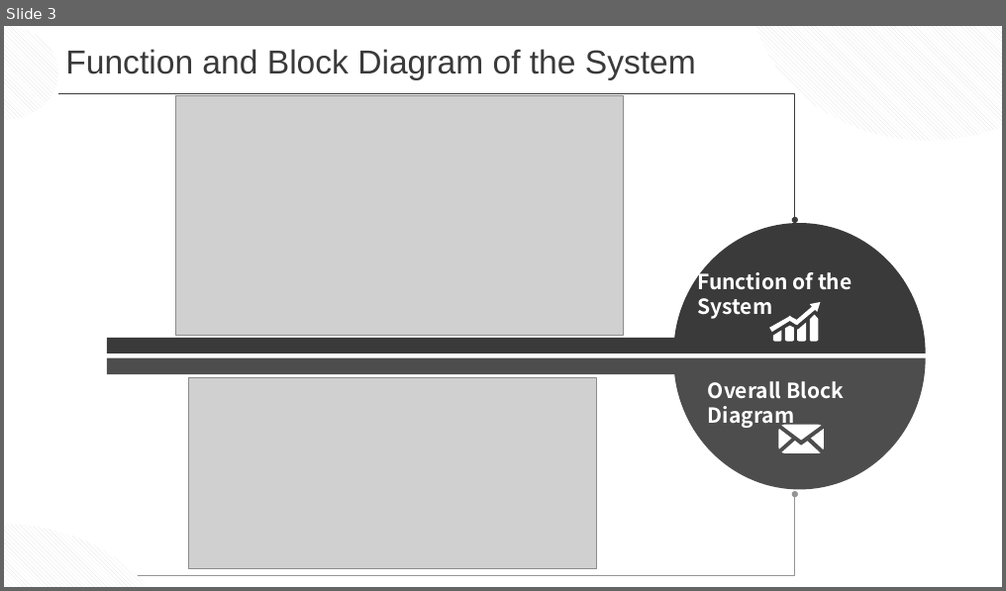
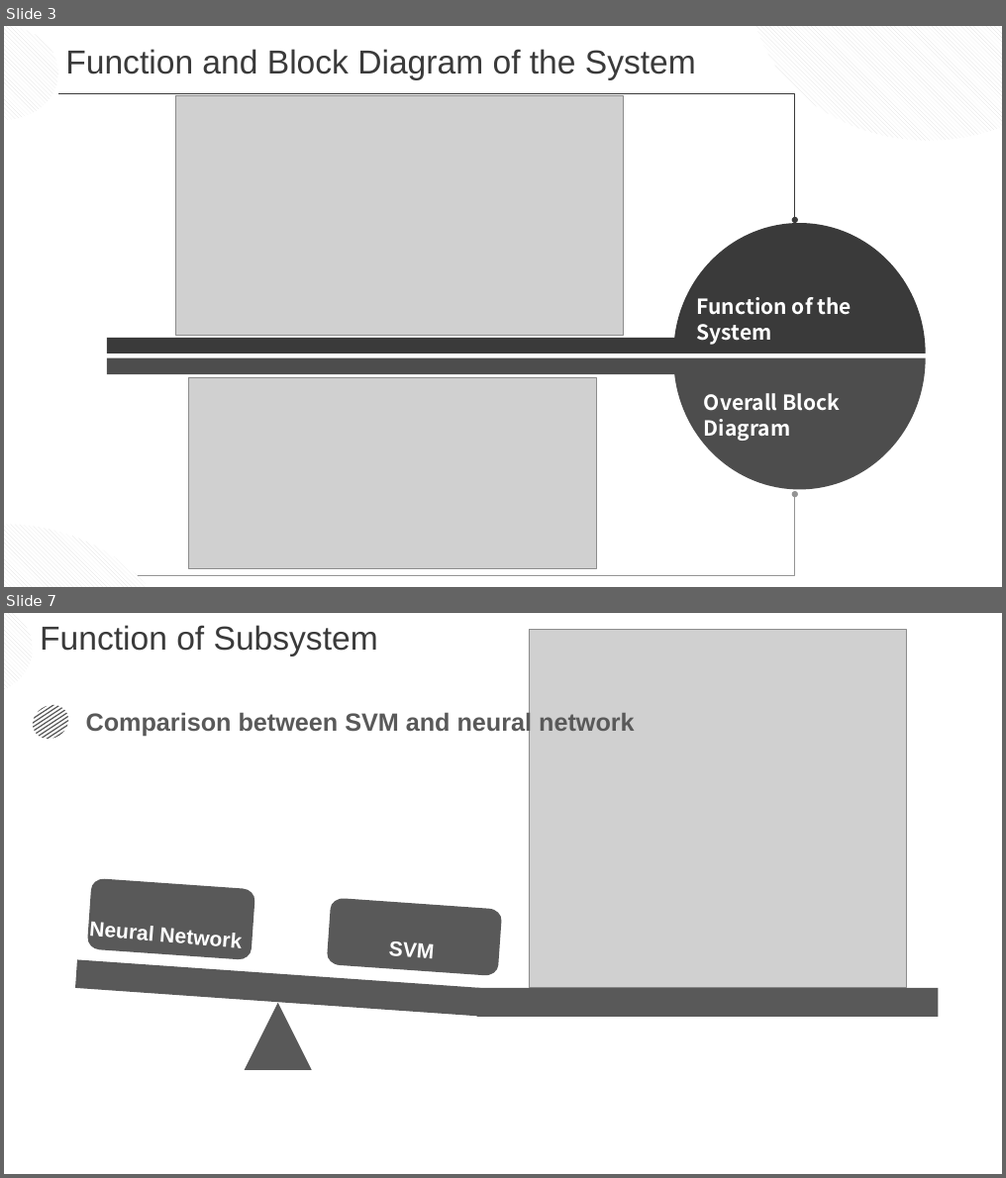
Before and after one commit to JannLeo/Summary-of-learning-experience, a slide deck: master/Modern Industry Practice/Phase2/ljn_EMG.pptx. Shown one above the other, each under a label of ours: slide 3 before the commit, slides 3 and 7 after it; the slides between them are not shown. The pictures are 1006x591 and 1006x1178 pixels, drawn with LibreOffice and Linux fonts; fonts in the diff are those of the drawing; grey boxes stand for pictures. Boxes give left, top, right and bottom in pixels: in the first picture for what was removed or moved away, otherwise in the second. Text is boxed around its words. In the diff, an @@ line names an element or a change of style, - is before the commit and + after.

```diff
--- a/master/Modern Industry Practice/Phase2/ljn_EMG.pptx
+++ b/master/Modern Industry Practice/Phase2/ljn_EMG.pptx
@@ slide 7 added at (x1=4, y1=613, x2=1002, y2=1174), background #FFFFFF @@
@@ ellipse added at (x1=4, y1=613, x2=33, y2=695), fill pattern #DDDDDD on #FFFFFF @@
@@ text added at (x1=40, y1=625, x2=378, y2=657), 32 pt, text #3A3A3A @@
+Function of Subsystem
@@ picture added at (x1=529, y1=630, x2=906, y2=988) @@
@@ freeform shape added at (x1=27, y1=698, x2=75, y2=746), fill #595959 @@
@@ text added at (x1=86, y1=711, x2=635, y2=737), 24 pt, text #595959, bold @@
+Comparison between SVM and neural network
@@ group added at (x1=75, y1=878, x2=939, y2=1070): 3 freeform shapes, 2 texts, 1 rectangle @@
+Neural Network
+SVM
@@ slide 3 changed as well @@
@@ text "Function of the System" moved from (x1=697, y1=269, x2=852, y2=319) to (x1=697, y1=297, x2=852, y2=345) @@
@@ freeform shape removed at (x1=770, y1=302, x2=821, y2=341) @@
@@ text "Overall Block Diagram" moved from (x1=708, y1=381, x2=844, y2=428) to (x1=704, y1=393, x2=840, y2=441) @@
@@ freeform shape removed at (x1=779, y1=425, x2=824, y2=455) @@
```
Also in this commit, not shown: 2 other slides changed, 3 other slides added, 10 other files.
